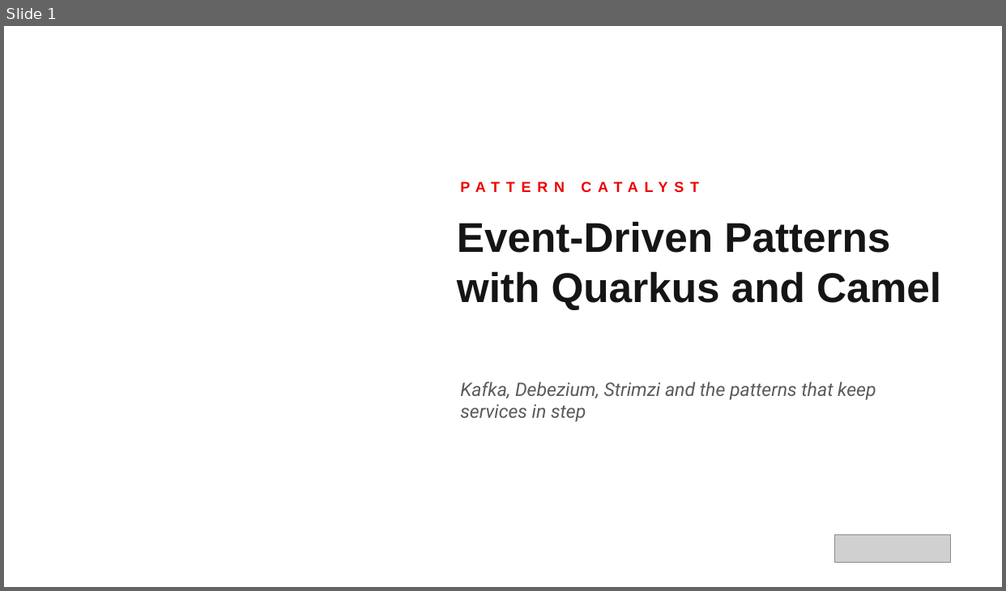
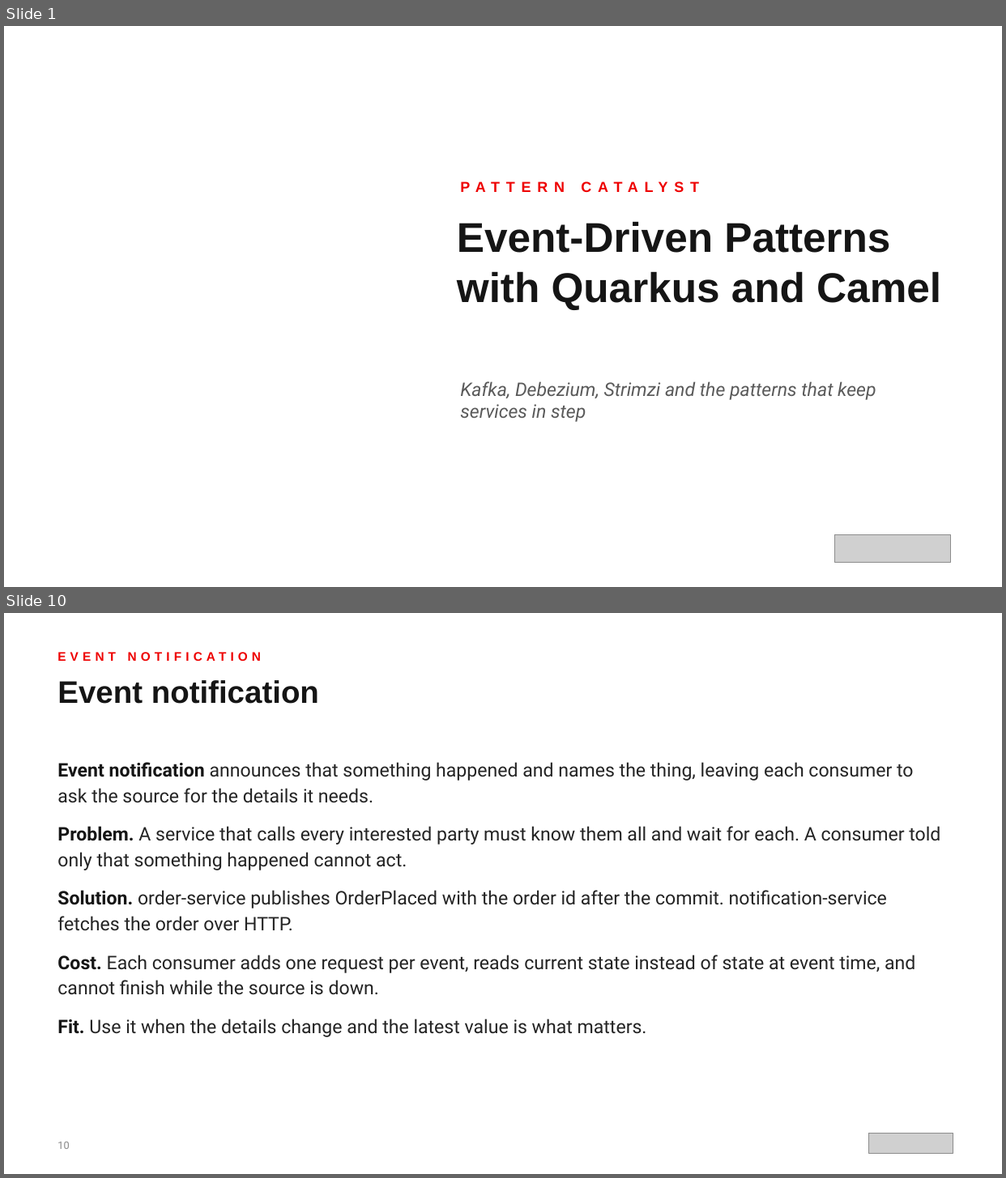
Before and after one commit to patterncatalyst/event-driven-patterns-with-quarkus-and-camel, a slide deck: lgtm-presentation/Event-Driven-Patterns-with-Quarkus-and-Camel.pptx. Shown one above the other, each under a label of ours: slide 1 before the commit, slides 1 and 10 after it; the slides between them are not shown. The pictures are 1006x591 and 1006x1178 pixels, drawn with LibreOffice and Linux fonts; fonts in the diff are those of the drawing; grey boxes stand for pictures; background and template pictures are left out. Boxes give left, top, right and bottom in pixels: in the first picture for what was removed or moved away, otherwise in the second. Text is boxed around its words. In the diff, an @@ line names an element or a change of style, - is before the commit and + after.

Commit message:
chore(r15.0): deck sections, text copy, evidence map

```diff
--- a/lgtm-presentation/Event-Driven-Patterns-with-Quarkus-and-Camel.pptx
+++ b/lgtm-presentation/Event-Driven-Patterns-with-Quarkus-and-Camel.pptx
@@ slide 10 added at bbox=[4, 613, 1002, 1174], background #FFFFFF @@
@@ text added at bbox=[50, 645, 956, 668], 12 pt, text #EE0000, bold @@
+EVENT NOTIFICATION
@@ text added at bbox=[57, 680, 319, 704], 30 pt, text #151515, bold @@
+Event notification
@@ text added at bbox=[57, 762, 940, 1037], 18 pt, text #242424 @@
+● Event notification announces that something happened and names the thing, leaving each consumer to ask the source for the details it needs.
+● Problem. A service that calls every interested party must know them all and wait for each. A consumer told only that something happened cannot act.
+● Solution. order-service publishes OrderPlaced with the order id after the commit. notification-service fetches the order over HTTP.
+● Cost. Each consumer adds one request per event, reads current state instead of state at event time, and cannot finish while the source is down.
+● Fit. Use it when the details change and the latest value is what matters.
@@ text added at bbox=[57, 1142, 69, 1149], 10 pt, text #8A8A8A @@
+10
@@ picture added at bbox=[868, 1133, 953, 1153] @@
```
Also in this commit, not shown: 118 other slides added, 1 slide removed, 11 other files.
